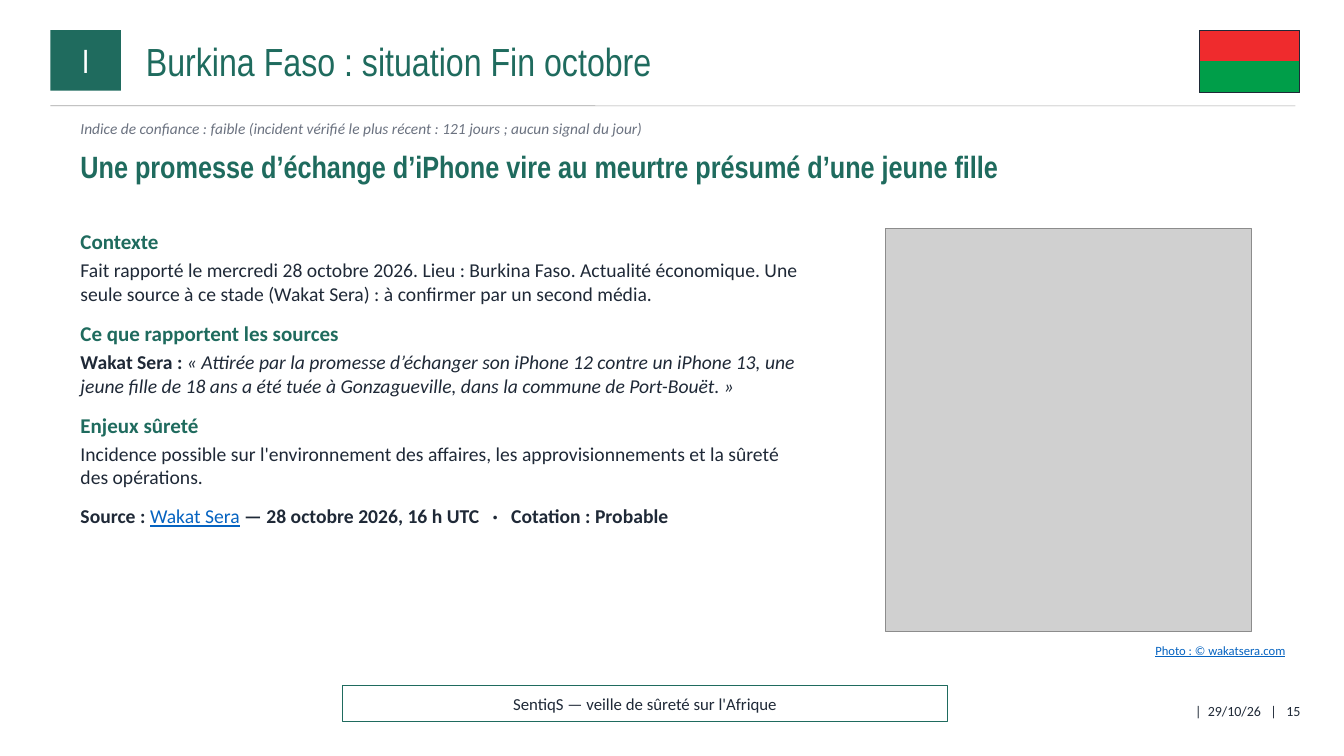
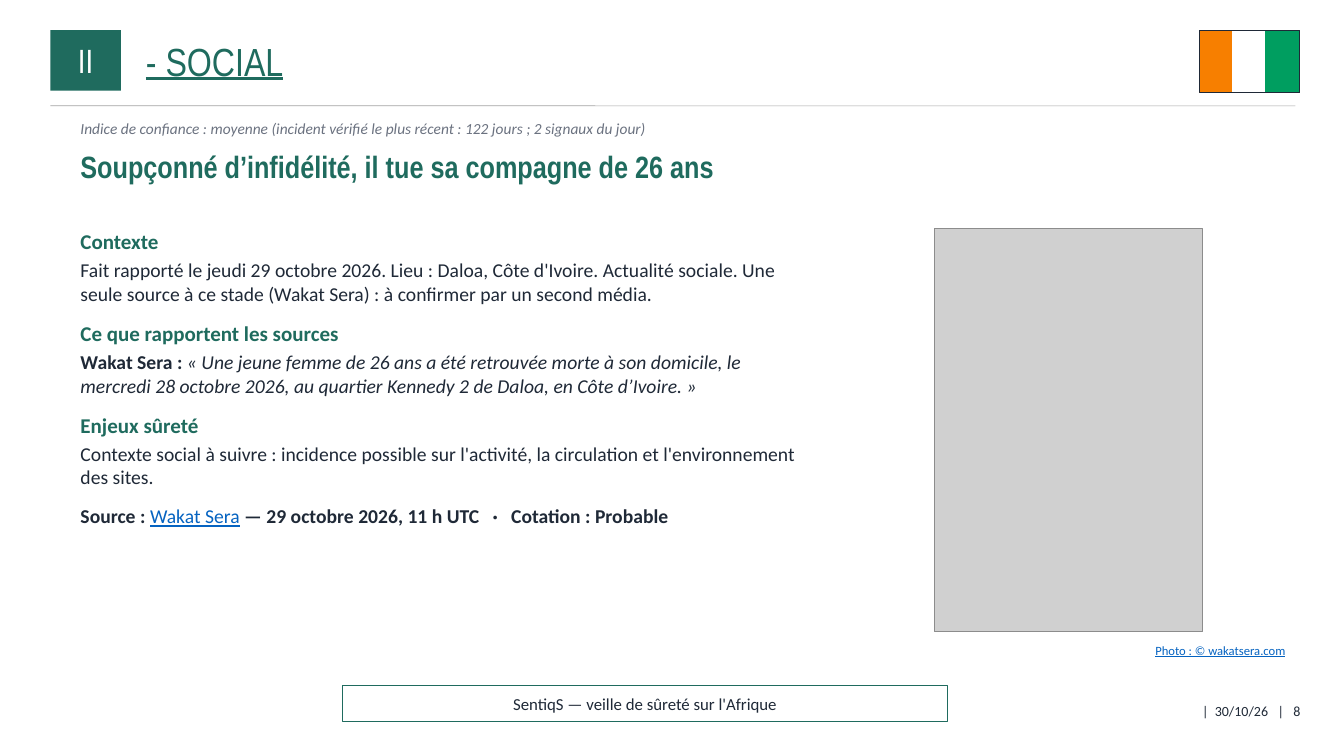
Before and after one commit to ytl1-ops/SentiqS, a slide deck: slide 8 of web/rapports/mensuel/2026-10.pptx (slide 15 before the commit). Drawn at 1344x756 pixels with LibreOffice and Linux fonts; fonts in the diff are those of the drawing; grey boxes stand for pictures. Boxes give left, top, right and bottom in pixels: in the first picture for what was removed or moved away, otherwise in the second. Text is boxed around its words. In the diff, an @@ line names an element or a change of style, - is before the commit and + after.

```diff
--- a/web/rapports/mensuel/2026-10.pptx
+++ b/web/rapports/mensuel/2026-10.pptx
@@ text in rectangle at [78,50,93,73]: text changed @@
-I
+II
@@ text at [166,48,284,80]: text changed @@
-Burkina Faso : situation Fin octobre
+- SOCIAL
@@ rectangle removed at [1200,30,1300,62] @@
@@ rectangle added at [1200,30,1233,93], fill #F77F00, outline #F77F00 1 pt @@
@@ rectangle added at [1233,30,1266,93], fill #FFFFFF, outline #FFFFFF 1 pt @@
@@ rectangle added at [1266,30,1300,93], fill #009E60, outline #009E60 1 pt @@
@@ rectangle removed at [1200,62,1300,93] @@
@@ text at [80,123,645,137]: text changed @@
-Indice de confiance : faible (incident vérifié le plus récent : 121 jours ; aucun signal du jour)
+Indice de confiance : moyenne (incident vérifié le plus récent : 122 jours ; 2 signaux du jour)
@@ text at [80,155,713,185]: text changed @@
-Une promesse d’échange d’iPhone vire au meurtre présumé d’une jeune fille
+Soupçonné d’infidélité, il tue sa compagne de 26 ans
@@ picture: place and size @@
-picture at [886,229,1252,632]
+picture at [935,229,1204,632]
@@ text at [80,263,775,304]: text changed @@
-Fait rapporté le mercredi 28 octobre 2026. Lieu : Burkina Faso. Actualité économique. Une seule source à ce stade (Wakat Sera) : à confirmer par un second média.
+Fait rapporté le jeudi 29 octobre 2026. Lieu : Daloa, Côte d'Ivoire. Actualité sociale. Une seule source à ce stade (Wakat Sera) : à confirmer par un second média.
@@ text at [80,355,741,396]: text changed @@
-Wakat Sera : « Attirée par la promesse d’échanger son iPhone 12 contre un iPhone 13, une jeune fille de 18 ans a été tuée à Gonzagueville, dans la commune de Port-Bouët. »
+Wakat Sera : « Une jeune femme de 26 ans a été retrouvée morte à son domicile, le mercredi 28 octobre 2026, au quartier Kennedy 2 de Daloa, en Côte d’Ivoire. »
@@ text at [80,447,794,527]: text changed @@
-Incidence possible sur l'environnement des affaires, les approvisionnements et la sûreté des opérations.
-Source : Wakat Sera — 28 octobre 2026, 16 h UTC · Cotation : Probable
+Contexte social à suivre : incidence possible sur l'activité, la circulation et l'environnement des sites.
+Source : Wakat Sera — 29 octobre 2026, 11 h UTC · Cotation : Probable
@@ text at [1215,706,1300,717]: text changed @@
-| 29/10/26 | 15
+| 30/10/26 | 8
```
Also in this commit, not shown: 39 other slides changed, 2 slides added, 1 slide removed, 10 other files.
